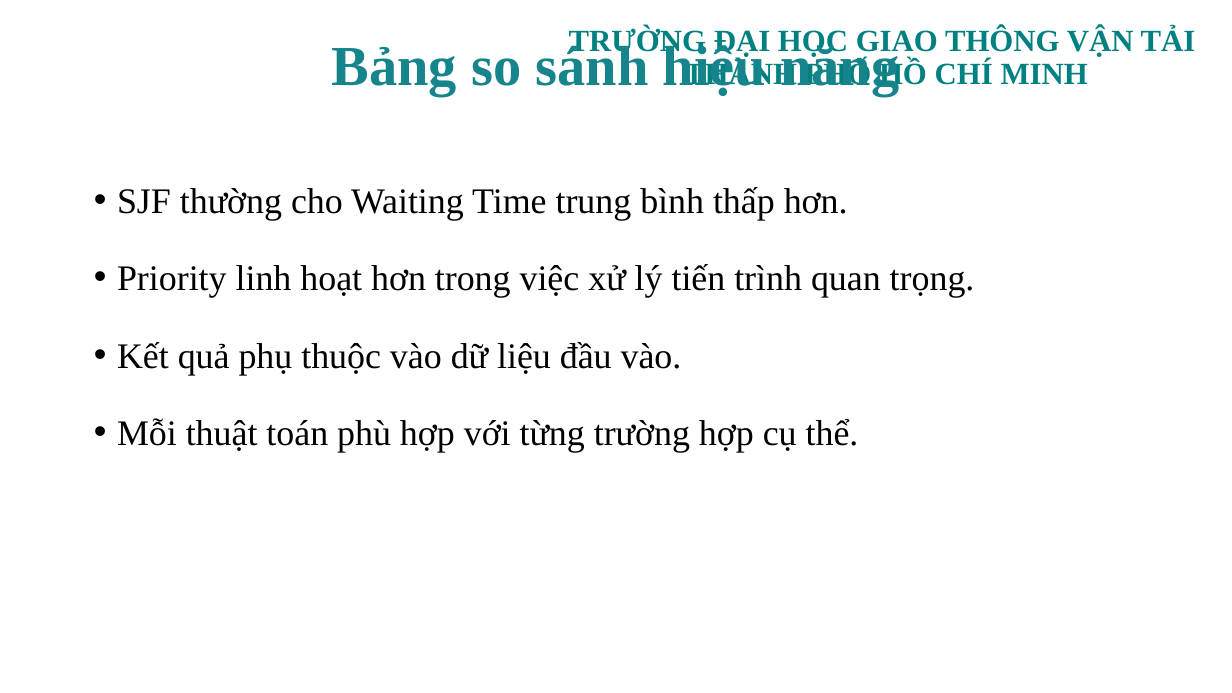
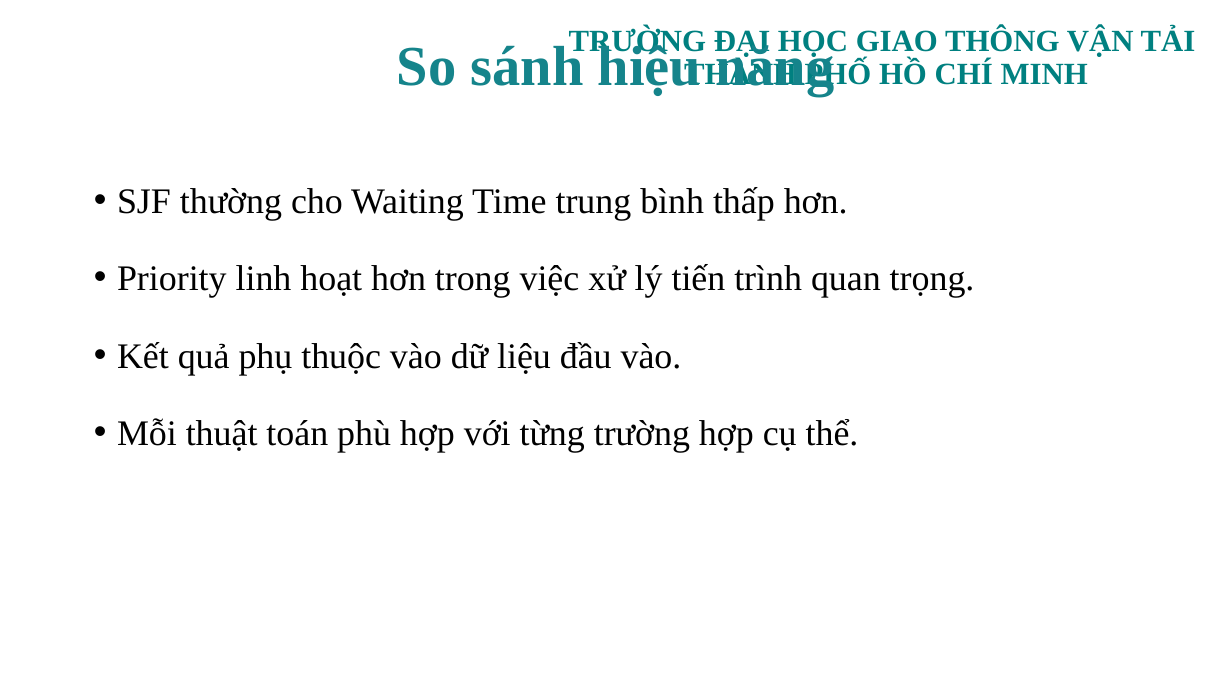
Before and after one commit to tkimngan040/OS_Group08_OS_SCH_04, a slide deck: slide 12 of PPTX/OS_SCH_04_GROUP08.pptx. Drawn at 1232x693 pixels with LibreOffice and Linux fonts; fonts in the diff are those of the drawing; background and template pictures are left out. Boxes give left, top, right and bottom in pixels: in the first picture for what was removed or moved away, otherwise in the second. Text is boxed around its words. In the diff, an @@ line names an element or a change of style, - is before the commit and + after.

```diff
--- a/PPTX/OS_SCH_04_GROUP08.pptx
+++ b/PPTX/OS_SCH_04_GROUP08.pptx
@@ title at box(397, 41, 834, 96): text changed @@
-Bảng so sánh hiệu năng
+So sánh hiệu năng
```
Also in this commit, not shown: 1 other slide changed.
